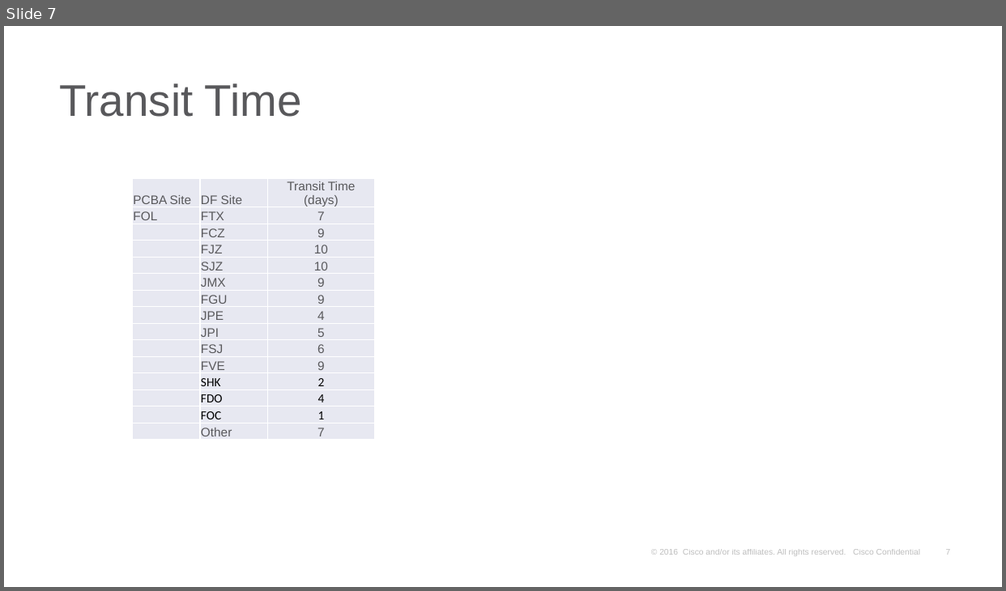
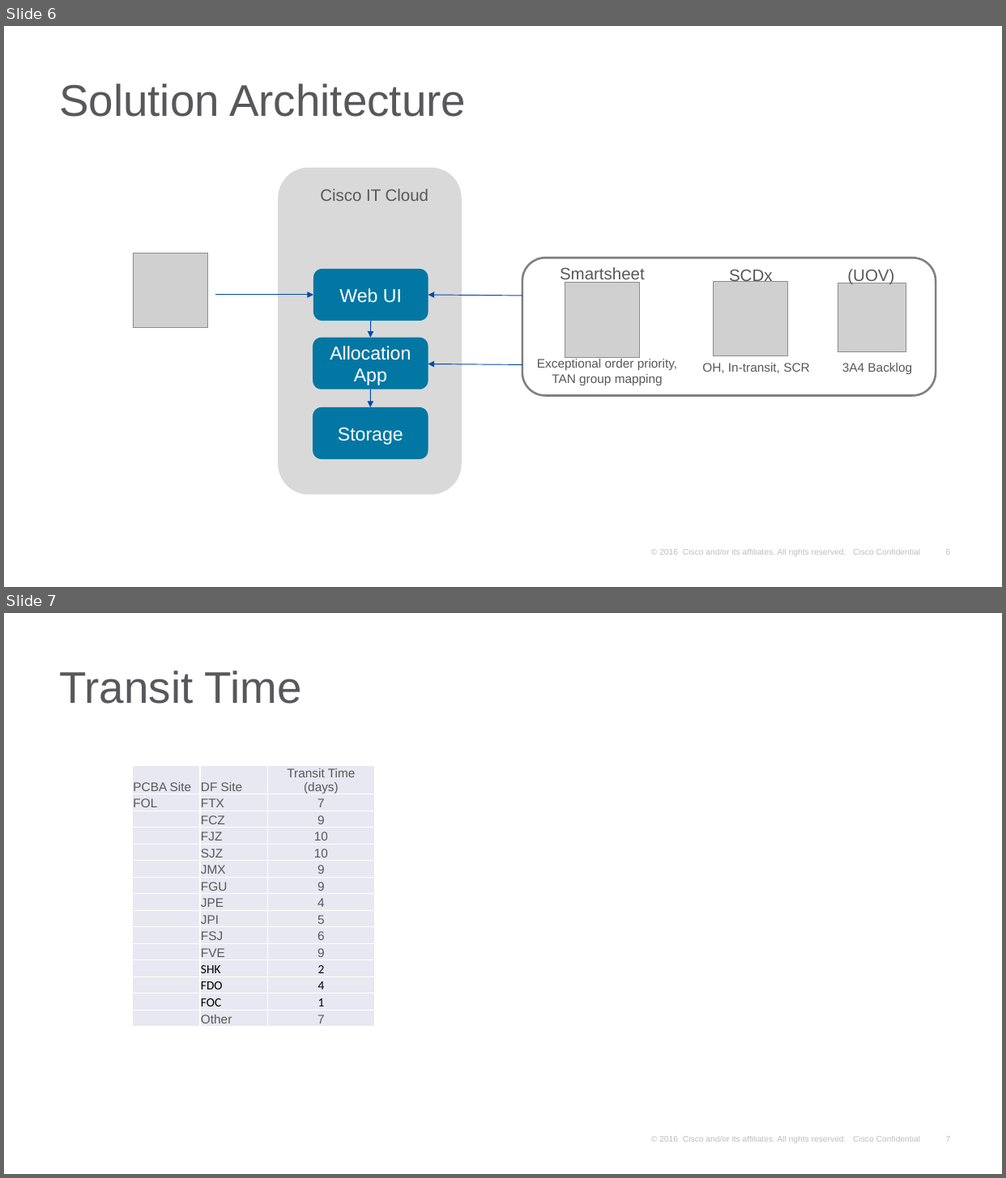
Before and after one commit to kenwang4585/pcba_allocation, a slide deck: PCBA allocation procedure and logic - Nov 12.pptx. Shown one above the other, each under a label of ours: slide 7 before the commit, slides 6 and 7 after it. The pictures are 1006x591 and 1006x1178 pixels, drawn with LibreOffice and Linux fonts; fonts in the diff are those of the drawing; grey boxes stand for pictures; background and template pictures are left out. Boxes give left, top, right and bottom in pixels: in the first picture for what was removed or moved away, otherwise in the second. Text is boxed around its words. In the diff, an @@ line names an element or a change of style, - is before the commit and + after.

```diff
--- a/PCBA allocation procedure and logic - Nov 12.pptx
+++ b/PCBA allocation procedure and logic - Nov 12.pptx
@@ slide 6 added at [4, 26, 1002, 587], background #FFFFFF; not listed: 2 template elements that a slide beside it also shows @@
@@ title added at [59, 84, 466, 117], 42.7 pt, text #58585B @@
+Solution Architecture
@@ picture added at [133, 253, 207, 327] @@
@@ group added at [522, 258, 936, 396]: 6 texts, 3 pictures, 1 rounded rectangle @@
+3A4 Backlog
+OH, In-transit, SCR
+Exceptional order priority,
+TAN group mapping
+Smartsheet
+SCDx
+(UOV)
@@ arrow added from (216, 295) to (313, 295), #0049AB 0.75 pt @@
@@ arrow added from (522, 296) to (428, 295), #0049AB 0.75 pt @@
@@ arrow added from (371, 321) to (371, 337), #0049AB 0.75 pt @@
@@ arrow added from (522, 365) to (428, 365), #0049AB 0.75 pt @@
@@ arrow added from (371, 390) to (371, 408), #0049AB 0.75 pt @@
@@ group added at [278, 168, 462, 495]: 4 rounded rectangles, 1 text @@
+Cisco IT Cloud
+Web UI
+Allocation App
+Storage
```
Also in this commit, not shown: 1 slide removed, 7 other files.
